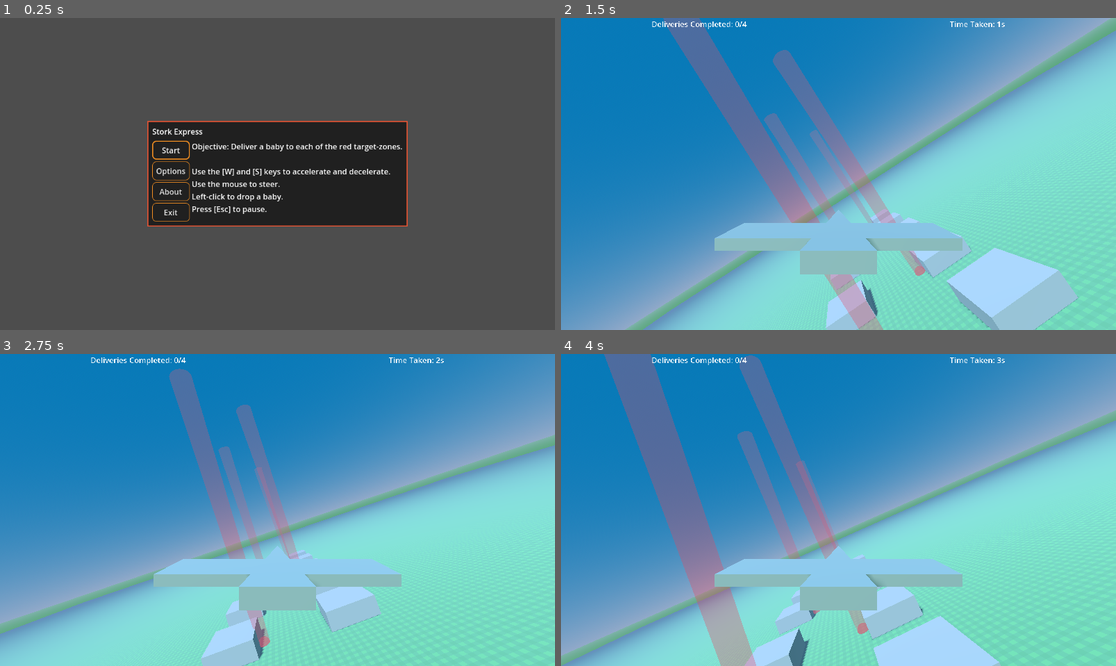
Above: before the commit, frames 1-4 (two rows, left to right).
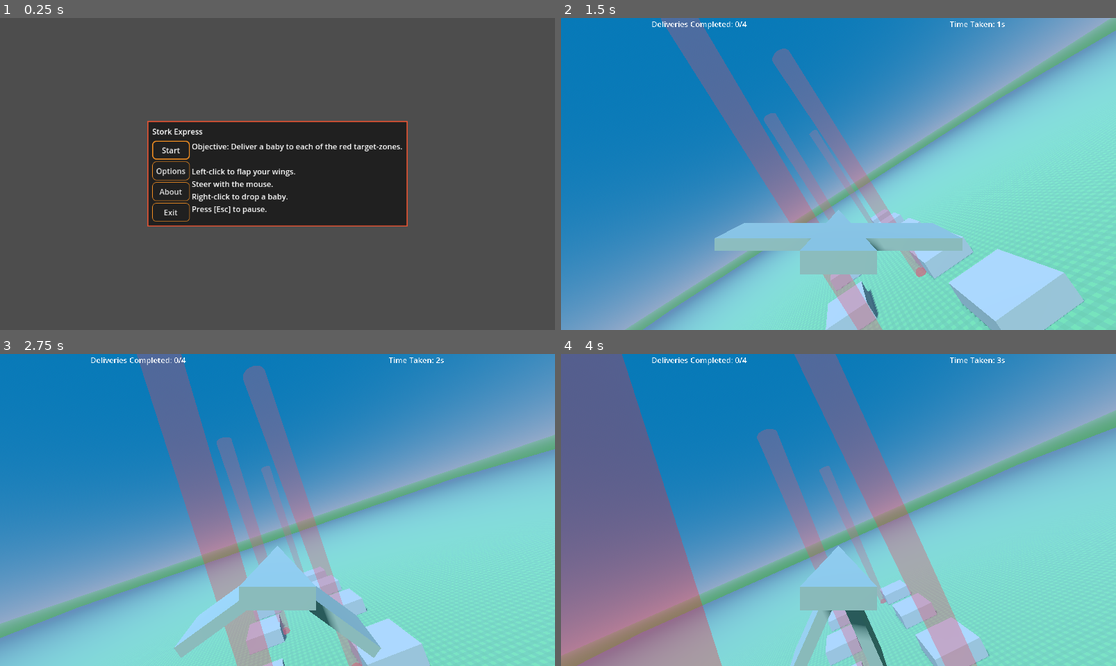
Above: after the commit, the same moments.

Repository: pizzasgood/StorkExpress_LD53
Game: Godot game, scene res://TitleScreen.tscn
Two runs of this game, one before a commit and one after it. Both use one fixed random seed, a clock stepped at 60 frames per second and the inputs below.
Inputs (mouse positions are in pixels of both pictures, inside the frame that each line leads up to):
- Up to frame 1 (0.25 s): no input
- Up to frame 2 (1.5 s): click "Start" at 0.5 s; move the mouse to (866, 174) at 1.27 s; hold W (accelerate, bound only before the commit) from 1.28 s (still down); hold S (decelerate, bound only before the commit) from 1.28 s (still down)
- Up to frame 3 (2.75 s): keep holding W (accelerate, bound only before the commit); tap Space (flap, bound only after the commit) at 1.52, 1.82, 2.27, 2.57 s; right-click (305, 510) at 1.55 s; move the mouse to (249, 510) at 2.02 s; release S (decelerate, bound only before the commit) at 2.03 s; right-click (249, 510) at 2.1 s; click (249, 510) at 2.3 s
- Up to frame 4 (4 s): keep holding W (accelerate, bound only before the commit); move the mouse to (849, 503) at 2.77 s; hold Space (flap, bound only after the commit) 2.78-3.53 s; click (849, 503) at 2.85 s; move the mouse to (832, 516) at 3.52 s; tap Space (flap, bound only after the commit) at 3.6, 3.77 s; tap S (decelerate, bound only before the commit) at 3.8 s

The runs differ from the first frame. In frame 1, 0.7% of the frame differs, in the area x 34-71%, y 48-59%; in frame 2, 1.4%; in frame 3, 17%; in frame 4, 46%, in the area x 0-100%, y 0-100%.

Commit message:
Replace acceleration with flapping

Diff:
--- a/TitleScreen.tscn
+++ b/TitleScreen.tscn
@@ -54,9 +54,9 @@
 layout_mode = 2
 text = "Objective: Deliver a baby to each of the red target-zones.
 
-Use the [W] and [S] keys to accelerate and decelerate.
-Use the mouse to steer.
-Left-click to drop a baby.
+Left-click to flap your wings.
+Steer with the mouse.
+Right-click to drop a baby.
 Press [Esc] to pause."
 
 [node name="AboutWindow" parent="." instance=ExtResource("2")]
--- a/entities/Player.gd
+++ b/entities/Player.gd
@@ -1,21 +1,27 @@
 extends RigidBody3D
 
 
-var lift_ratio := 2.0
-var thrust := 100.0
-var braking := 200.0
+var flap_thrust := 50.0
 var roll_sensitivity := 0.002
 var pitch_sensitivity := 0.002
 var steering_pos : int = 0
 var pitch_pos : int = 0
-var cross_sections := Vector3(1.0, 50.0, 0.1)
+var cross_sections := Vector3(2.0, 50.0, 0.1)
 var baby_scene := preload("res://entities/Baby.tscn")
 
+
+func _process(_delta) -> void:
+	var amount : float = %FlapTimer.time_left / %FlapTimer.wait_time
+	%ShoulderL.rotation.z = TAU/4 * amount
+	%ShoulderR.rotation.z = -TAU/4 * amount
+
+
 func _physics_process(_delta) -> void:
-	if Input.is_action_pressed("accelerate"):
-		apply_central_force(-thrust * transform.basis.z)
-	if Input.is_action_pressed("decelerate"):
-		apply_central_force(braking * transform.basis.z)
+	if Input.is_action_pressed("flap") and %FlapTimer.is_stopped():
+		%FlapTimer.start()
+		# we want flapping to primarily push absolute-up, but also local-up and local-forward
+		var flap_vector := 2*Vector3.UP + transform.basis.y - transform.basis.z
+		apply_central_impulse(flap_thrust * flap_vector.normalized())
 	if steering_pos != 0:
 		rotate_object_local(Vector3.FORWARD, steering_pos * roll_sensitivity)
 		steering_pos = 0
@@ -23,11 +29,17 @@
 		rotate_object_local(Vector3.RIGHT, pitch_pos * pitch_sensitivity)
 		pitch_pos = 0
 
+	var flap_drag_modifier : float = ((%FlapTimer.wait_time - %FlapTimer.time_left) / %FlapTimer.wait_time)
 	var local_velocity := linear_velocity * transform.basis
 	var vel_factor := -1 * local_velocity.sign() * local_velocity * local_velocity
-	var local_drag := vel_factor * cross_sections
+	var local_drag := vel_factor * cross_sections * flap_drag_modifier
 	var drag := transform.basis * local_drag
 	apply_central_force(drag)
+
+	# Sanity check in case flight system explodes
+	if linear_velocity.length_squared() > 10000:
+		print("Overly large speed!  HAX!")
+		linear_velocity.clamp(Vector3(-30, -30, -30), Vector3(30, 30, 30))
 
 	if Input.is_action_just_pressed("drop_baby"):
 		var baby : RigidBody3D = baby_scene.instantiate()
--- a/entities/Player.tscn
+++ b/entities/Player.tscn
@@ -24,6 +24,7 @@
 mesh = SubResource("PrismMesh_gxk06")
 
 [node name="ShoulderL" type="Node3D" parent="."]
+unique_name_in_owner = true
 
 [node name="WingL" type="MeshInstance3D" parent="ShoulderL"]
 transform = Transform3D(1, 0, 0, 0, 1, 0, 0, 0, 1, -0.5, 0, 0)
@@ -31,6 +32,7 @@
 skeleton = NodePath("../..")
 
 [node name="ShoulderR" type="Node3D" parent="."]
+unique_name_in_owner = true
 
 [node name="WingR" type="MeshInstance3D" parent="ShoulderR"]
 transform = Transform3D(1, 0, 0, 0, 1, 0, 0, 0, 1, 0.5, 0, 0)
@@ -39,3 +41,8 @@
 
 [node name="Camera3D" type="Camera3D" parent="."]
 transform = Transform3D(1, 0, 0, 0, 1, 0, 0, 0, 1, 0, 0.568731, 1.89326)
+
+[node name="FlapTimer" type="Timer" parent="."]
+unique_name_in_owner = true
+wait_time = 0.75
+one_shot = true
--- a/project.godot
+++ b/project.godot
@@ -39,19 +39,15 @@
 "events": [Object(InputEventKey,"resource_local_to_scene":false,"resource_name":"","device":0,"window_id":0,"alt_presse …(181 unchanged characters)…
 ]
 }
-accelerate={
+drop_baby={
 "deadzone": 0.5,
-"events": [Object(InputEventKey,"resource_local_to_scene":false,"resource_name":"","device":-1,"window_id":0,"alt_pressed":false,"shift_pressed":false,"ctrl_pressed":false,"meta_pressed":false,"pressed":false,"keycode":0,"physical_keycode":87,"key_label":0,"unicode":119,"echo":false,"script":null)
+"events": [Object(InputEventMouseButton,"resource_local_to_scene":false,"resource_name":"","device":-1,"window_id":0,"alt_pressed":false,"shift_pressed":false,"ctrl_pressed":false,"meta_pressed":false,"button_mask":2,"position":Vector2(291, 19),"global_position":Vector2(295, 62),"factor":1.0,"button_index":2,"pressed":true,"double_click":false,"script":null)
 ]
 }
-decelerate={
+flap={
 "deadzone": 0.5,
-"events": [Object(InputEventKey,"resource_local_to_scene":false,"resource_name":"","device":-1,"window_id":0,"alt_pressed":false,"shift_pressed":false,"ctrl_pressed":false,"meta_pressed":false,"pressed":false,"keycode":0,"physical_keycode":83,"key_label":0,"unicode":115,"echo":false,"script":null)
-]
-}
-drop_baby={
-"deadzone": 0.5,
-"events": [Object(InputEventMouseButton,"resource_local_to_scene":false,"resource_name":"","device":-1,"window_id":0,"alt_pressed":false,"shift_pressed":false,"ctrl_pressed":false,"meta_pressed":false,"button_mask":1,"position":Vector2(212, 12),"global_position":Vector2(216, 55),"factor":1.0,"button_index":1,"pressed":true,"double_click":false,"script":null)
+"events": [Object(InputEventKey,"resource_local_to_scene":false,"resource_name":"","device":-1,"window_id":0,"alt_pressed":false,"shift_pressed":false,"ctrl_pressed":false,"meta_pressed":false,"pressed":false,"keycode":0,"physical_keycode":32,"key_label":0,"unicode":32,"echo":false,"script":null)
+, Object(InputEventMouseButton,"resource_local_to_scene":false,"resource_name":"","device":-1,"window_id":0,"alt_pressed":false,"shift_pressed":false,"ctrl_pressed":false,"meta_pressed":false,"button_mask":1,"position":Vector2(273, 20),"global_position":Vector2(277, 63),"factor":1.0,"button_index":1,"pressed":true,"double_click":false,"script":null)
 ]
 }
 
